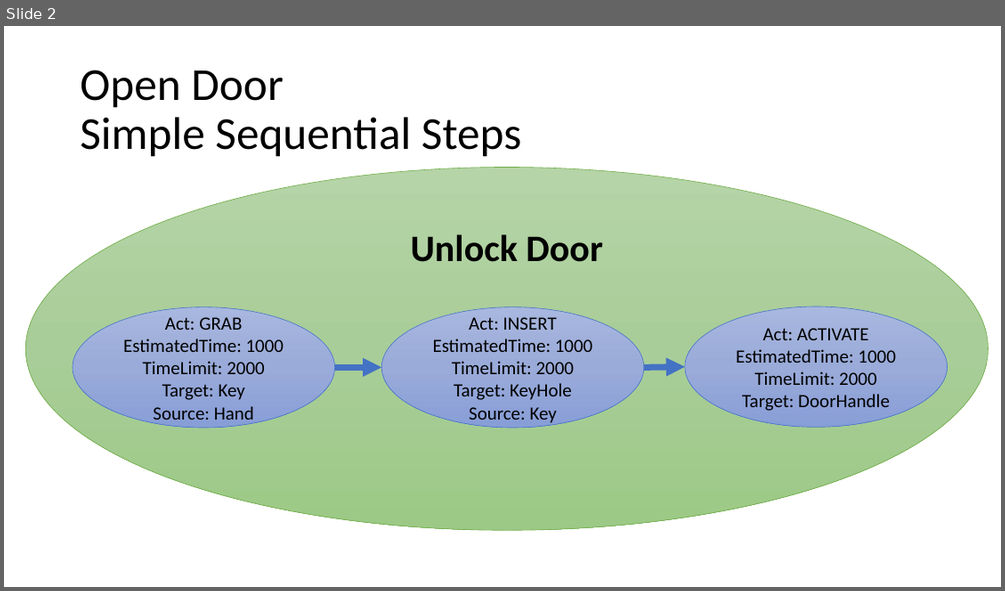
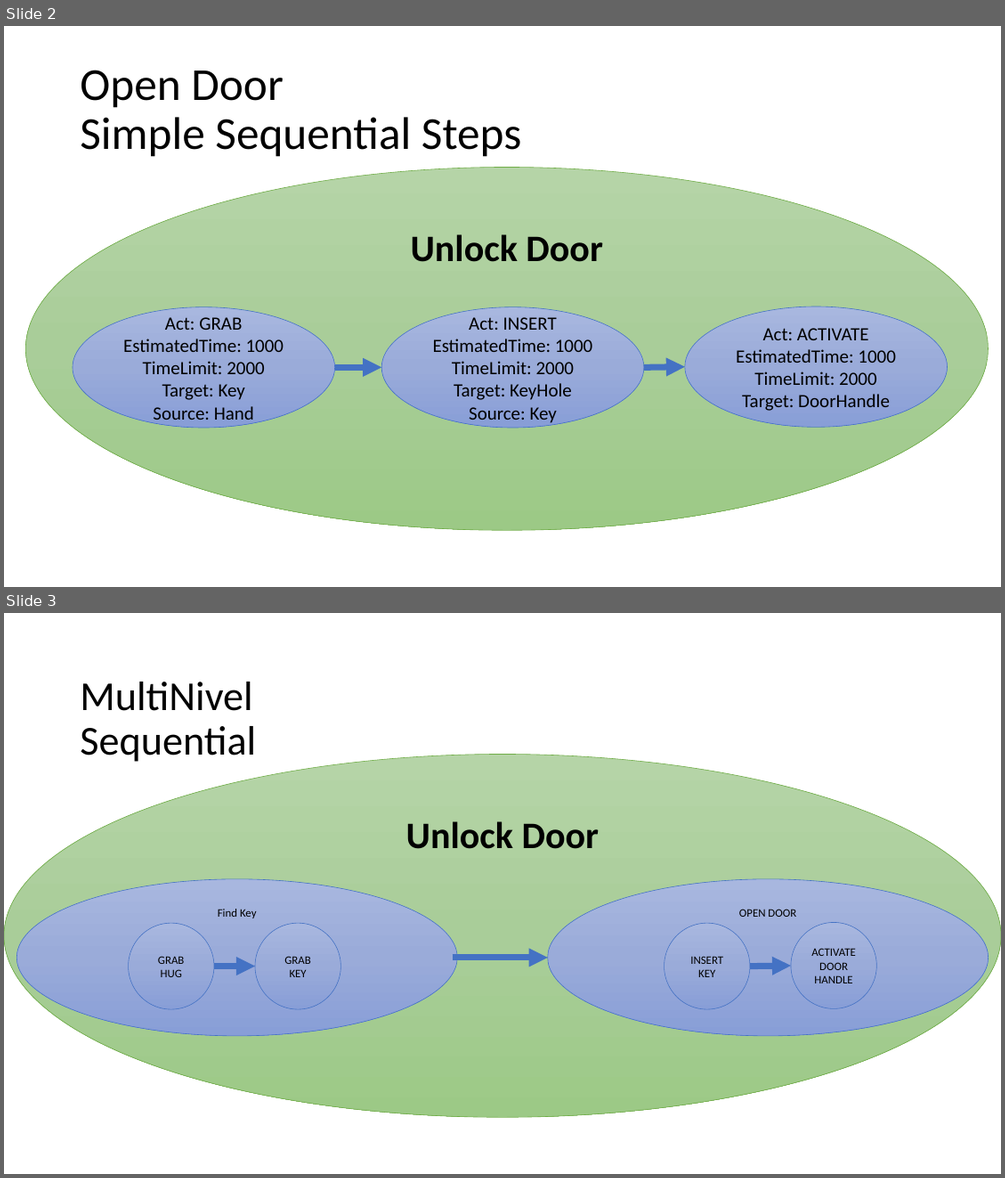
Before and after one commit to rmcs87/TrainingEvaluationPlatform, a slide deck: Docs/tep_drawings.pptx. Shown one above the other, each under a label of ours: slide 2 before the commit, slides 2 and 3 after it. The pictures are 1005x591 and 1005x1178 pixels, drawn with LibreOffice and Linux fonts; fonts in the diff are those of the drawing. Boxes give left, top, right and bottom in pixels: in the first picture for what was removed or moved away, otherwise in the second. Text is boxed around its words. In the diff, an @@ line names an element or a change of style, - is before the commit and + after.

```diff
--- a/Docs/tep_drawings.pptx
+++ b/Docs/tep_drawings.pptx
@@ slide 3 added at [4,613,1001,1174], background #FFFFFF @@
@@ title added at [80,682,256,762], 39.6 pt, text #000000 @@
+MultiNivel
+Sequential
@@ ellipse added at [4,755,1001,1117], fill gradient #B5D5A7 to #AACE9A to #9CC987, outline #70AD47 0.5 pt, 36 pt, text #000000, bold @@
+Unlock Door
@@ ellipse added at [16,879,457,1037], fill gradient #A8B7DF to #9AABD9 to #889ED7, outline #4472C4 0.5 pt, 11 pt, text #000000 @@
+Find Key
@@ ellipse added at [548,879,988,1037], fill gradient #A8B7DF to #9AABD9 to #889ED7, outline #4472C4 0.5 pt, 11 pt, text #000000 @@
+OPEN DOOR
@@ ellipse added at [128,923,214,1008], fill gradient #A8B7DF to #9AABD9 to #889ED7, outline #4472C4 0.5 pt, 11 pt, text #000000 @@
+GRAB HUG
@@ ellipse added at [255,923,341,1008], fill gradient #A8B7DF to #9AABD9 to #889ED7, outline #4472C4 0.5 pt, 11 pt, text #000000 @@
+GRAB KEY
@@ ellipse added at [664,923,751,1008], fill gradient #A8B7DF to #9AABD9 to #889ED7, outline #4472C4 0.5 pt, 11 pt, text #000000 @@
+INSERT KEY
@@ ellipse added at [791,923,877,1008], fill gradient #A8B7DF to #9AABD9 to #889ED7, outline #4472C4 0.5 pt, 11 pt, text #000000 @@
+ACTIVATE DOOR HANDLE
@@ arrow added from (453, 957) to (548, 957), #4472C4 6 pt @@
@@ arrow added from (214, 966) to (255, 966), #4472C4 6 pt @@
@@ arrow added from (751, 966) to (791, 965), #4472C4 6 pt @@
```
Also in this commit, not shown: 1 slide removed, 2 other files.
